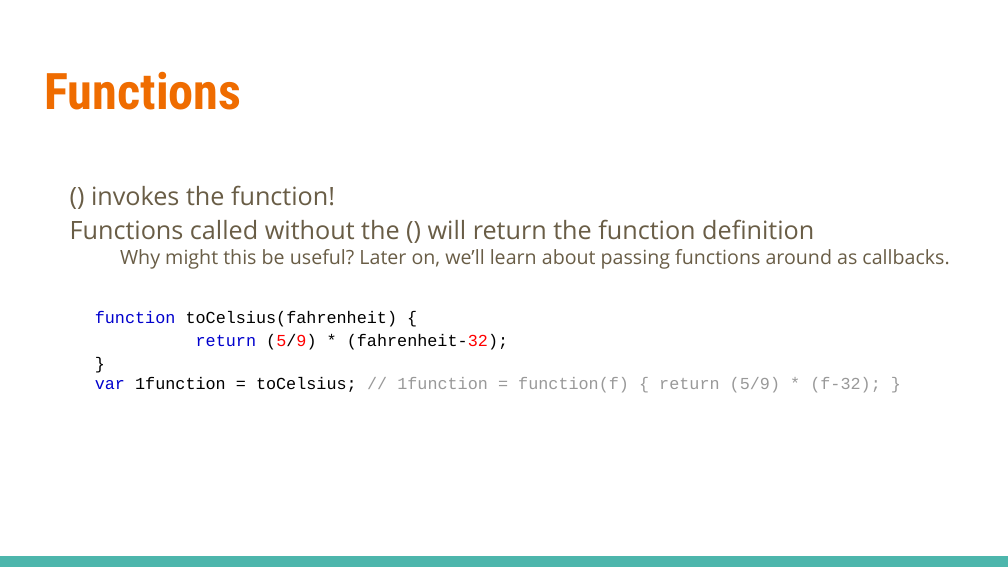
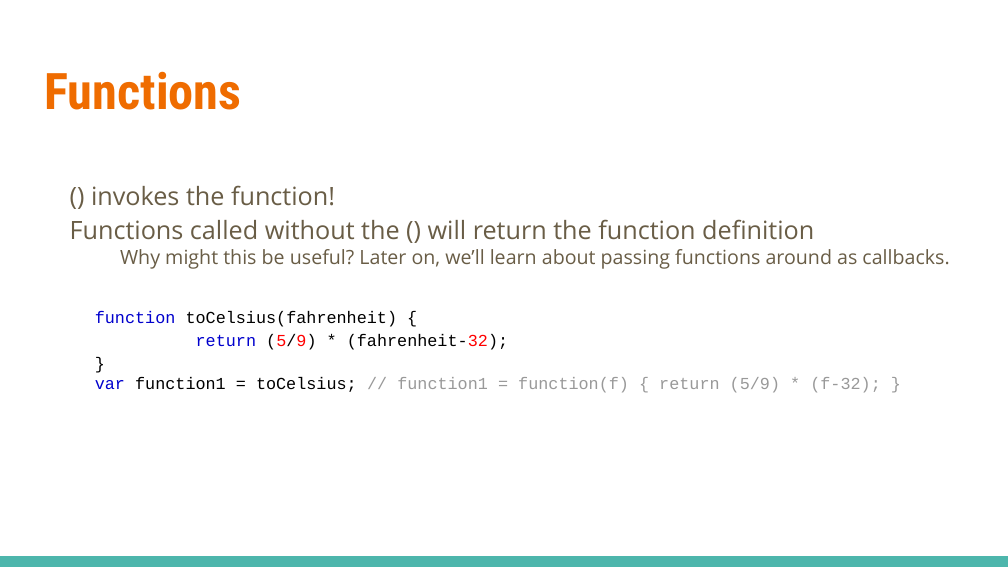
Before and after one commit to linkedin/high-school-trainee, a slide deck: slide 11 of Week_2/Lectures/2.1_JavaScript_Basics.pptx (slide 14 before the commit). Drawn at 1008x567 pixels with LibreOffice and Linux fonts; fonts in the diff are those of the drawing. Boxes give left, top, right and bottom in pixels: in the first picture for what was removed or moved away, otherwise in the second. Text is boxed around its words. In the diff, an @@ line names an element or a change of style, - is before the commit and + after.

```diff
--- a/Week_2/Lectures/2.1_JavaScript_Basics.pptx
+++ b/Week_2/Lectures/2.1_JavaScript_Basics.pptx
@@ text at (x1=95, y1=377, x2=881, y2=393): text changed @@
-var 1function = toCelsius; // 1function = function(f) { return (5/9) * (f-32); }
+var function1 = toCelsius; // function1 = function(f) { return (5/9) * (f-32); }
```
Also in this commit, not shown: 12 other slides changed, 1 slide removed, 1 other file.
